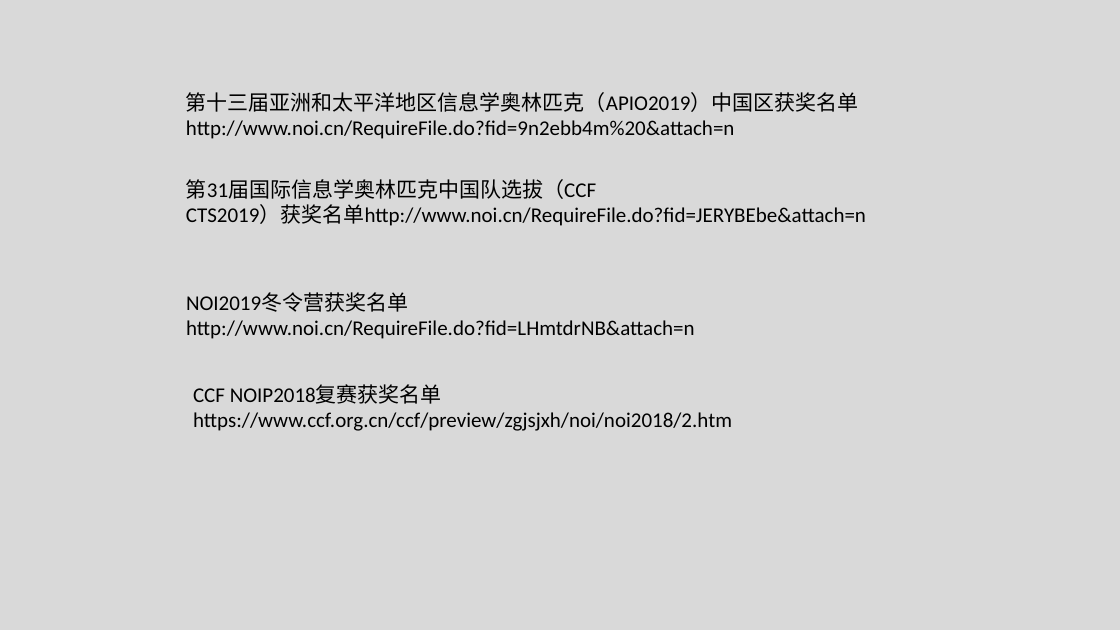
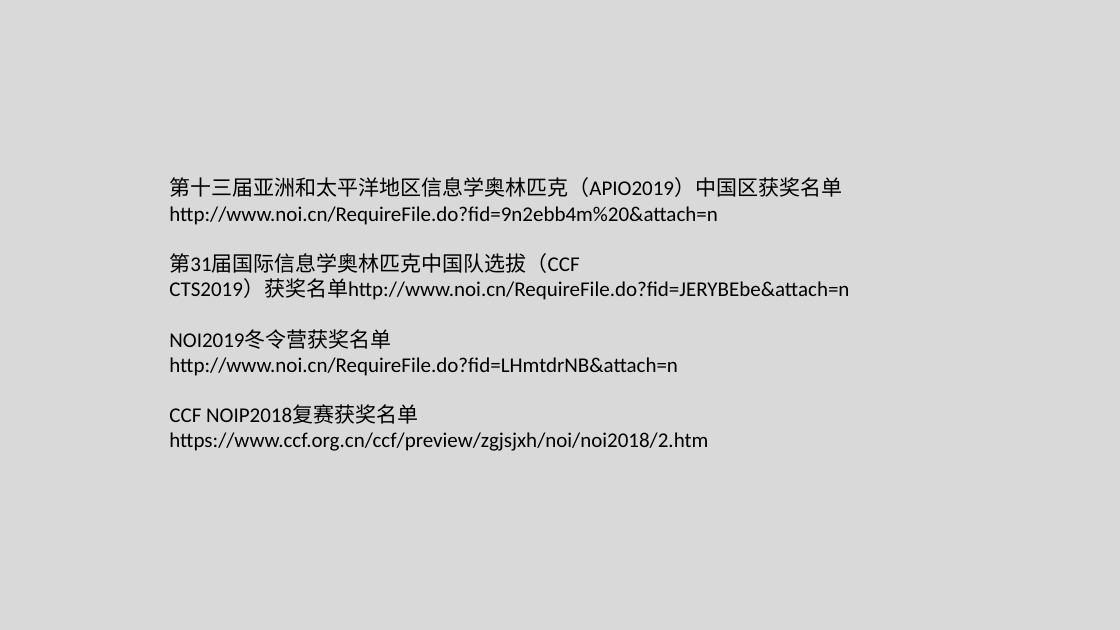
Before and after one commit to langzhenjun/noip, a slide deck: slide 15 of LESSONS/001.pptx (slide 12 before the commit). Drawn at 1120x630 pixels with LibreOffice and Linux fonts; fonts in the diff are those of the drawing. Boxes give left, top, right and bottom in pixels: in the first picture for what was removed or moved away, otherwise in the second. Text is boxed around its words. In the diff, an @@ line names an element or a change of style, - is before the commit and + after.

```diff
--- a/LESSONS/001.pptx
+++ b/LESSONS/001.pptx
@@ text "第十三届亚洲和太平洋地区信息学奥林匹克（APIO2019）中国区获奖名单": place and size @@
-text "第十三届亚洲和太平洋地区信息学奥林匹克（APIO2019）中国区获奖名单" at <box>186,92,859,139</box>
+text "第十三届亚洲和太平洋地区信息学奥林匹克（APIO2019）中国区获奖名单" at <box>169,177,849,451</box>
@@ text removed at <box>186,179,866,226</box> @@
-第31届国际信息学奥林匹克中国队选拔（CCF CTS2019）获奖名单http://www.noi.cn/RequireFile.do?fid=JERYBEbe&attach=n
@@ text at <box>169,253,849,451</box>: paragraphs added @@
+第31届国际信息学奥林匹克中国队选拔（CCF CTS2019）获奖名单http://www.noi.cn/RequireFile.do?fid=JERYBEbe&attach=n
+NOI2019冬令营获奖名单
+http://www.noi.cn/RequireFile.do?fid=LHmtdrNB&attach=n
+CCF NOIP2018复赛获奖名单
+https://www.ccf.org.cn/ccf/preview/zgjsjxh/noi/noi2018/2.htm
@@ text removed at <box>186,292,695,339</box> @@
-NOI2019冬令营获奖名单
-http://www.noi.cn/RequireFile.do?fid=LHmtdrNB&attach=n
@@ text removed at <box>193,385,732,431</box> @@
-CCF NOIP2018复赛获奖名单
-https://www.ccf.org.cn/ccf/preview/zgjsjxh/noi/noi2018/2.htm
```
Also in this commit, not shown: 2 other slides changed, 3 slides added.
